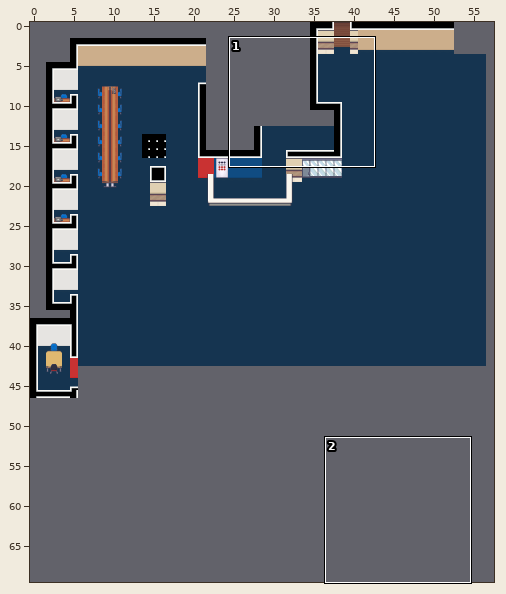
Tiled map, stored at LCB_Map/data/maps/main_2_library.tmx. The picture above shows the old version from afar; the outline marks the close-up.
Close-up. Earlier state:
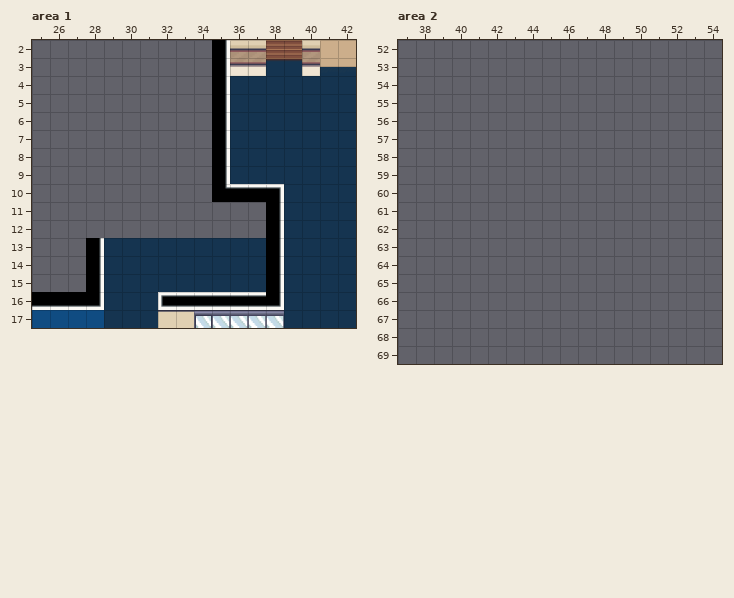
Cells are 64x64 px. Shown: area 1 x 25..42, y 2..17; area 2 x 37..54, y 52..69. The commit also changed other parts of the map, which this record leaves out. The old version is drawn lined up with the new one.
Once edited:
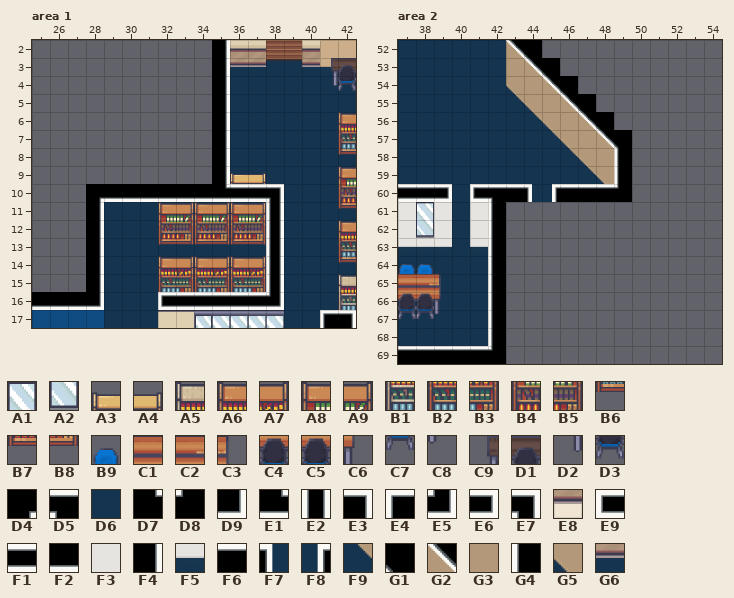
Key: from "LCB_furnishing": A1 2, A2 21, A3 192, A4 193, A5 247, A6 249, A7 250, A8 251, A9 252, B1 266, B2 268, B3 269, B4 270, B5 271, B6 287, B7 289, B8 290, B9 430, C1 450, C2 451, C3 452, C4 469, C5 470, C6 471, C7 487, C8 490, C9 631, D1 632, D2 650, D3 651; from "LCB_indoor": D4 10, D5 16, D6 23, D7 35, D8 36, D9 62, E1 65, E2 85, E3 87, E4 88, E5 89, E6 111, E7 114, E8 116, E9 136, F1 137, F2 152, F3 177, F4 200, F5 227, F6 277, F7 526, F8 528, F9 865, G1 868, G2 893, G3 918, G4 919, G5 943, G6 1237.
__ is an empty cell.
Tiles replaced or removed in this view: D6, D7, D9, E3, E8, F4, F6.
From old to new:
Changed rows in their new state; .. is an unchanged cell.
map size 57x63 -> 58x70 cells (old content now starts at 0,-7; both pictures use the new coordinates)
Layer "Floor", area 1:
first column x 36:
 3 G6 G6 .. .. G6
first column x 28:
10 D4 F2 F2 F2 F2 F2 F2 E1 F1 F1 E7 .. .. .. ..
11 F4 D6 D6 D6 D6 D6 D6 D6 D6 D6 E2 .. .. .. ..
12 F4 D6 D6 D6 .. .. .. .. .. .. E2 .. .. .. ..
13 .. .. .. .. .. .. .. .. .. .. E2 .. .. .. ..
14 .. .. .. .. .. .. .. .. .. .. E2 .. .. .. ..
15 .. .. .. .. .. .. .. .. .. .. E2 .. .. .. ..
16 .. .. .. .. .. .. .. .. .. .. E5 .. .. .. ..
17 .. .. .. .. .. .. .. .. .. .. .. .. .. E4 E3
Layer "Furnishing", area 1:
first column x 32:
 3 .. .. .. .. .. .. .. .. .. C9 D1
 4 .. .. .. .. .. .. .. .. .. D2 D3
 6 .. .. .. .. .. .. .. .. .. .. A6
 7 .. .. .. .. .. .. .. .. .. .. B2
 8 .. .. .. .. .. .. .. .. .. .. B6
 9 .. .. .. .. A3 A4 .. .. .. .. A8
10 .. .. .. .. .. .. .. .. .. .. B4
11 A8 A9 A8 A9 A8 A9 .. .. .. .. B7
12 B4 B5 B4 B5 B4 B5 .. .. .. .. A6
13 B7 B8 B7 B8 B7 B8 .. .. .. .. B2
14 A6 A7 A6 A7 A6 A7 .. .. .. .. B6
15 B2 B3 B2 B3 B2 B3 .. .. .. .. A5
16 .. .. .. .. .. .. .. .. .. .. B1
Layer "Floor", area 2:
first column x 37:
52 D6 D6 D6 D6 D6 D6 G2 G1 .. .. .. .. ..
53 D6 D6 D6 D6 D6 D6 G3 G2 G1 .. .. .. ..
54 D6 D6 D6 D6 D6 D6 G5 G3 G2 G1 .. .. ..
55 D6 D6 D6 D6 D6 D6 F9 G5 G3 G2 G1 .. ..
56 D6 D6 D6 D6 D6 D6 D6 F9 G5 G3 G2 G1 ..
57 D6 D6 D6 D6 D6 D6 D6 D6 F9 G5 G3 G2 G1
58 D6 D6 D6 D6 D6 D6 D6 D6 D6 F9 G5 G3 G4
59 D6 D6 D6 D6 D6 D6 D6 D6 D6 D6 F9 G5 G4
60 F1 F1 E6 D6 E9 D5 F6 F7 F8 F6 F6 F6 D8
61 F3 .. F3 D6 F3 G4 .. .. .. .. .. .. ..
62 F3 .. F3 D6 F3 G4 .. .. .. .. .. .. ..
63 F5 F5 F5 D6 F5 G4 .. .. .. .. .. .. ..
64 D6 D6 D6 D6 D6 G4 .. .. .. .. .. .. ..
65 .. .. D6 D6 D6 G4 .. .. .. .. .. .. ..
66 D6 D6 D6 D6 D6 G4 .. .. .. .. .. .. ..
67 D6 D6 D6 D6 D6 G4 .. .. .. .. .. .. ..
68 D6 D6 D6 D6 D6 G4 .. .. .. .. .. .. ..
69 F6 F6 F6 F6 F6 D8 .. .. .. .. .. .. ..
Layer "Furnishing", area 2:
first column x 37:
61 .. A1 ..
62 .. A2 ..
64 B9 B9 ..
65 C1 C2 C3
66 C4 C5 C6
67 C7 C7 C8
